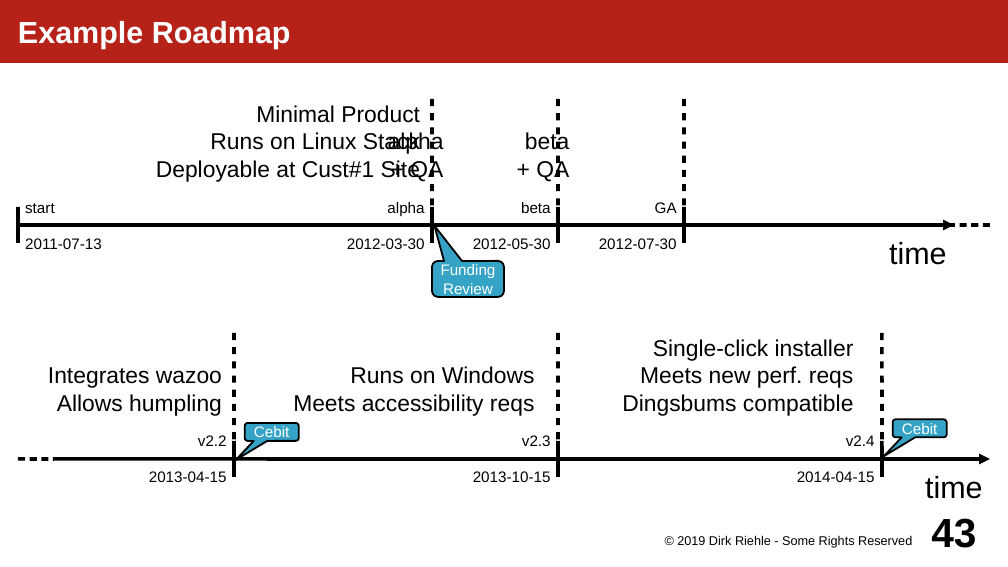
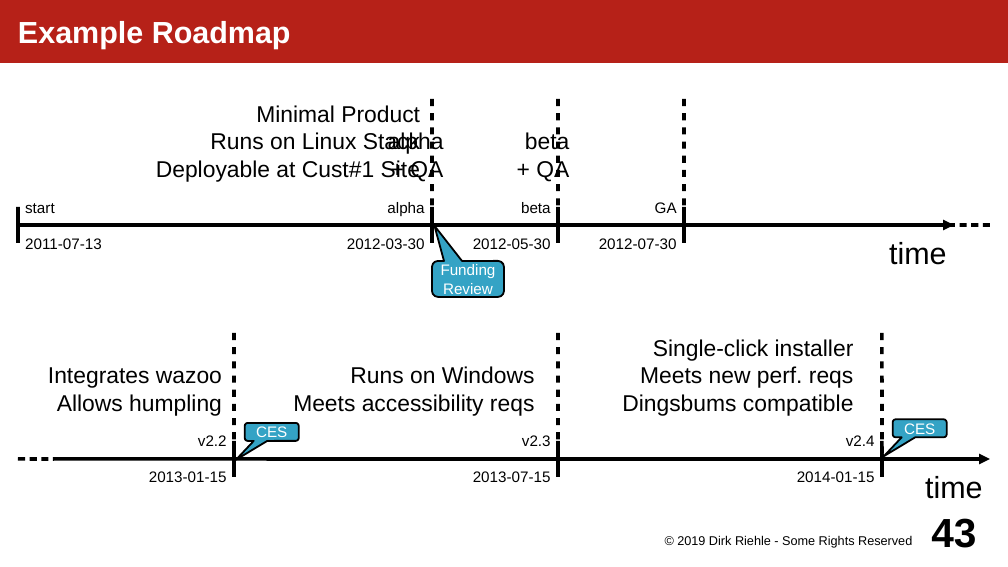
Before and after one commit to dirkriehle/amos-course, a slide deck: slide 43 of Lecture slides/AMOS D02 - Planning and Tracking.odp. Drawn at 1008x567 pixels with LibreOffice and Linux fonts; fonts in the diff are those of the drawing. Boxes give left, top, right and bottom in pixels: in the first picture for what was removed or moved away, otherwise in the second. Text is boxed around its words. In the diff, an @@ line names an element or a change of style, - is before the commit and + after.

```diff
--- a/Lecture slides/AMOS D02 - Planning and Tracking.odp
+++ b/Lecture slides/AMOS D02 - Planning and Tracking.odp
@@ text in rounded speech box at [256, 426, 287, 441]: text changed @@
-Cebit
+CES
@@ text in rounded speech box at [904, 423, 935, 438]: text changed @@
-Cebit
+CES
@@ text at [149, 471, 227, 482]: text changed @@
-2013-04-15
+2013-01-15
@@ text at [473, 471, 551, 482]: text changed @@
-2013-10-15
+2013-07-15
@@ text at [797, 471, 875, 482]: text changed @@
-2014-04-15
+2014-01-15
```
Also in this commit, not shown: 4 other slides changed, 2 other files.
